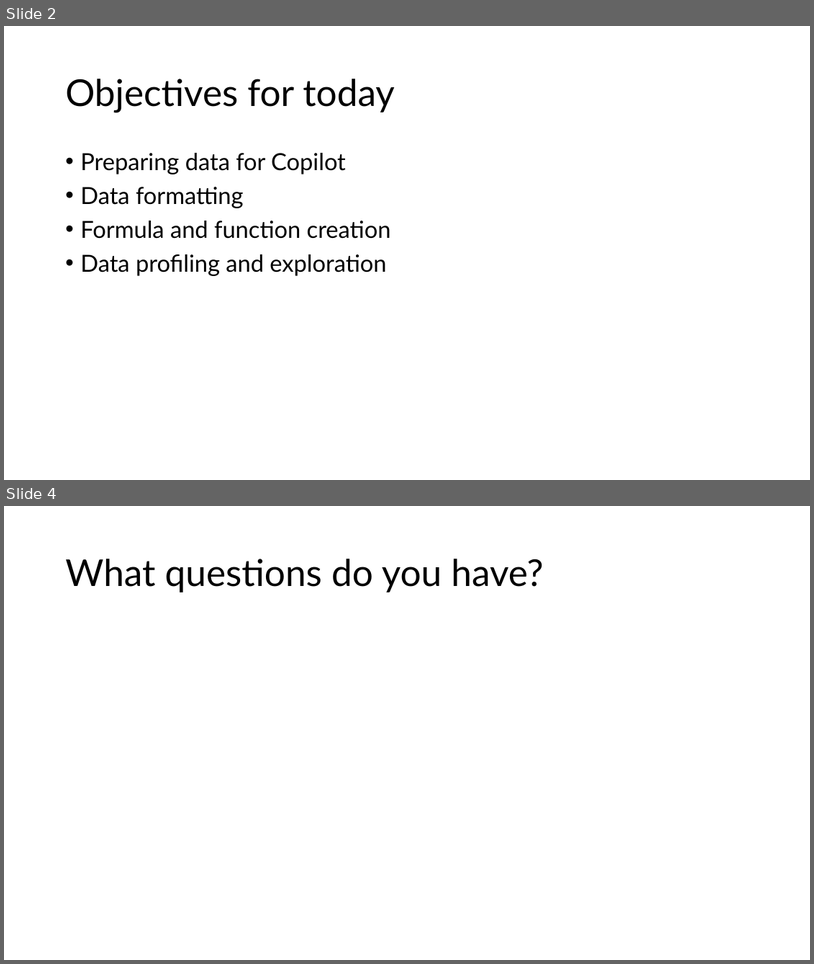
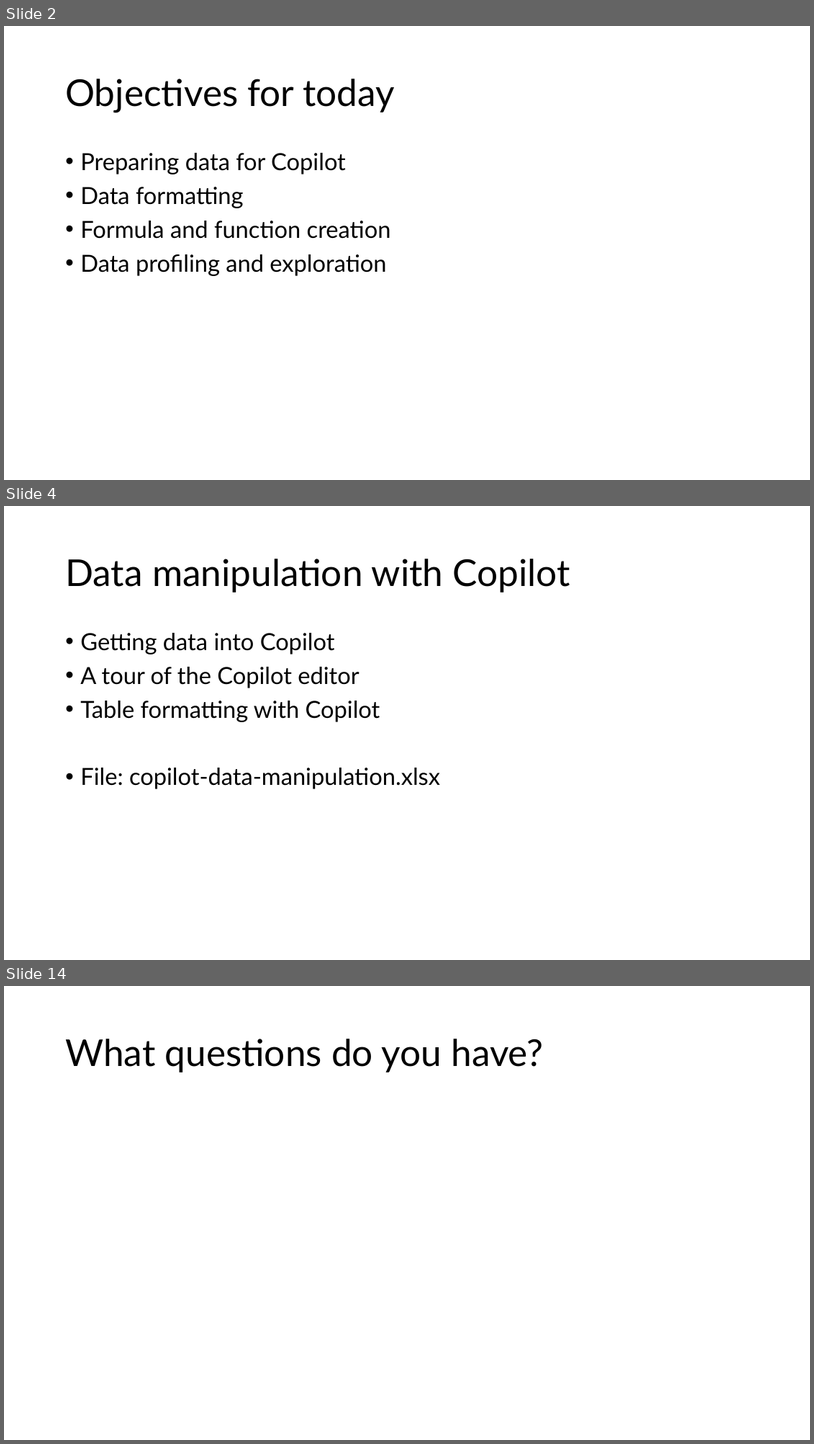
Before and after one commit to stringfestdata/complianceiq-intro-to-copilot-in-excel, a slide deck: complianceiq-intro-to-copilot-in-excel.pptx. Shown one above the other, each under a label of ours: slides 2 and 4 before the commit, slides 2, 4 and 14 after it; the slides between them are not shown. The pictures are 814x964 and 814x1444 pixels, drawn with LibreOffice and Linux fonts; fonts in the diff are those of the drawing. Boxes give left, top, right and bottom in pixels: in the first picture for what was removed or moved away, otherwise in the second. Text is boxed around its words. In the diff, an @@ line names an element or a change of style, - is before the commit and + after.

```diff
--- a/complianceiq-intro-to-copilot-in-excel.pptx
+++ b/complianceiq-intro-to-copilot-in-excel.pptx
@@ slide 4 added at box(4, 506, 810, 960), background #FFFFFF @@
@@ title added at box(65, 559, 571, 592), 44 pt, text #000000 @@
+Data manipulation with Copilot
@@ text added at box(80, 633, 440, 789), 28 pt, text #000000 @@
+• Getting data into Copilot
+• A tour of the Copilot editor
+• Table formatting with Copilot
+• File: copilot-data-manipulation.xlsx
@@ what was slide 4 is now slide 14 @@
```
Also in this commit, not shown: 10 other slides added, 1 slide removed, 13 other files.
